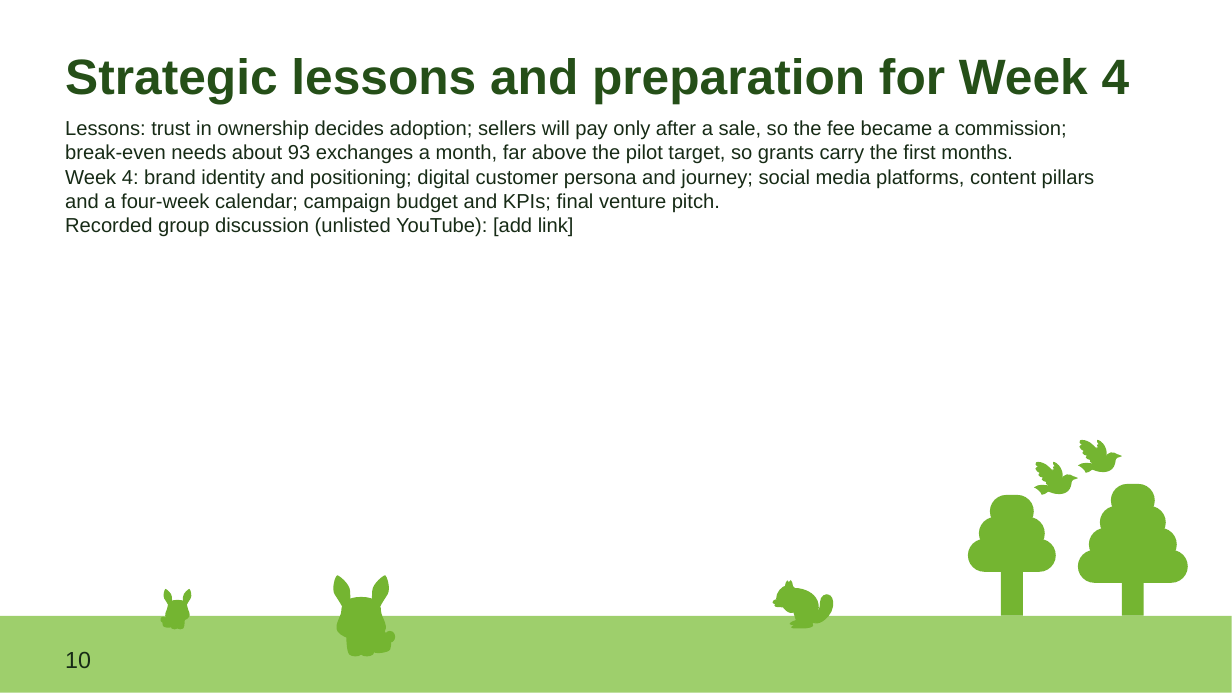
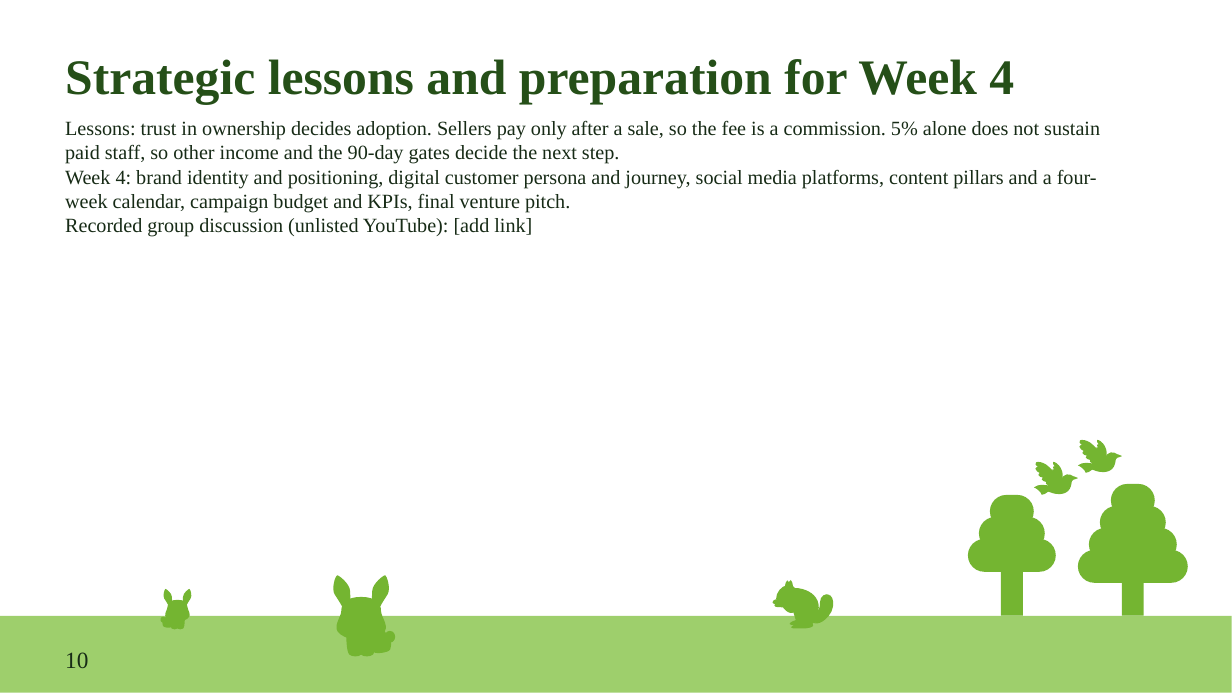
Before and after one commit to ejr-arch/jengaConnect, a slide deck: slide 10 of docs/week3/IST2106_Group06_Phase3_JengaConnect_Venture_Plan.pptx. Drawn at 1232x693 pixels with LibreOffice and Linux fonts; fonts in the diff are those of the drawing. Boxes give left, top, right and bottom in pixels: in the first picture for what was removed or moved away, otherwise in the second. Text is boxed around its words. In the diff, an @@ line names an element or a change of style, - is before the commit and + after.

Commit message:
only video link missing

```diff
--- a/docs/week3/IST2106_Group06_Phase3_JengaConnect_Venture_Plan.pptx
+++ b/docs/week3/IST2106_Group06_Phase3_JengaConnect_Venture_Plan.pptx
@@ text "Strategic lessons and preparation for ..." at (65,59,1014,104): font Arial to Times New Roman @@
@@ text at (65,120,1100,212): text changed; font Arial to Times New Roman @@
-Lessons: trust in ownership decides adoption; sellers will pay only after a sale, so the fee became a commission; break-even needs about 93 exchanges a month, far above the pilot target, so grants carry the first months.
-Week 4: brand identity and positioning; digital customer persona and journey; social media platforms, content pillars and a four-week calendar; campaign budget and KPIs; final venture pitch.
+Lessons: trust in ownership decides adoption. Sellers pay only after a sale, so the fee is a commission. 5% alone does not sustain paid staff, so other income and the 90-day gates decide the next step.
+Week 4: brand identity and positioning, digital customer persona and journey, social media platforms, content pillars and a four-week calendar, campaign budget and KPIs, final venture pitch.
@@ text at (65,218,532,237): font Arial to Times New Roman in "Recorded group discussion (unlisted YouTube): [add link]" @@
@@ text "10" at (65,652,88,668): font Arial to Times New Roman @@
```
Also in this commit, not shown: 8 other slides changed, 1 slide added, 1 slide removed, 17 other files.
